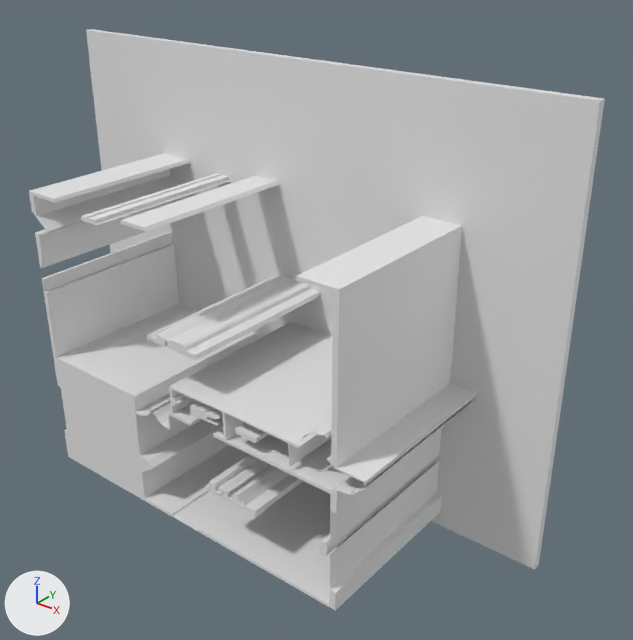
The glTF model version one/out_3d/82_8.glb, before and after one commit.
The view is the same before and after, from a 50 mm lens placed at (14.42, -11.12, 9.96), pointed at (6.2, -0.84, 3.59). Arrows for +X, +Y and +Z are at lower left; the lights stay in place. Where no turn or scale is listed for an object, it has been applied to the vertices. Vertices at the same position are counted once.

The scene before the commit, as lines of its bpy script (objects in view):
```python
me_geometry_0 = bpy.data.meshes.new('geometry_0')
me_geometry_0.from_pydata(...)  # 442 vertices, 820 faces; spans x 0.0..10.23, y -3.15..0.0, z 0.0..7.62
ob_geometry_0 = bpy.data.objects.new('geometry_0', me_geometry_0)
ob_geometry_0.location = (0.0, 0.0, 0.0)
```
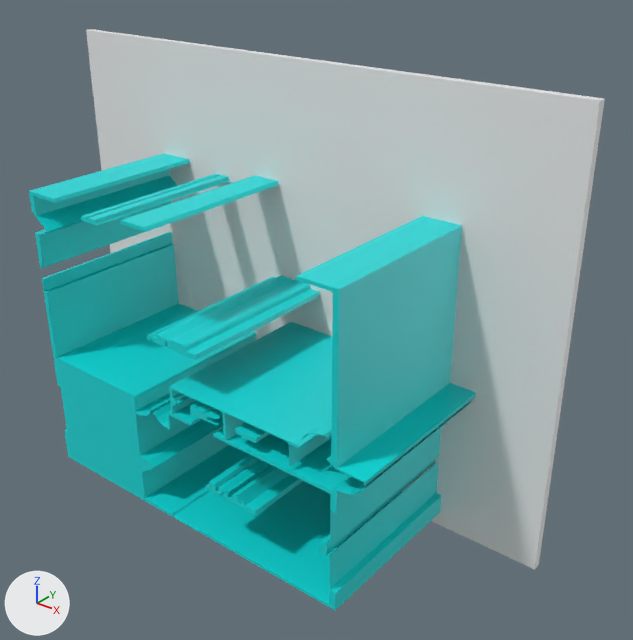
The change, as a list of edits to the scene's bpy script:
```text
Add mat_defaultmaterial:
    mat_defaultmaterial = bpy.data.materials.new('DefaultMaterial')
    mat_defaultmaterial.use_nodes = True; mat_defaultmaterial.node_tree.nodes.clear()
    _N = mat_defaultmaterial.node_tree.nodes; _L = mat_defaultmaterial.node_tree.links
    n0 = _N.new('ShaderNodeOutputMaterial'); n0.name = 'Material Output'
    n1 = _N.new('ShaderNodeBsdfPrincipled'); n1.name = 'Principled BSDF'
    n2 = _N.new('ShaderNodeVertexColor'); n2.name = 'Color Attribute'
    _L.new(n1.outputs[0], n0.inputs[0])  # 'BSDF' to 'Surface'
    _L.new(n2.outputs[0], n1.inputs[0])  # 'Color' to 'Base Color'
Change me_geometry_0:
    used by ob_geometry_0; location = (0.0, 0.0, 0.0)
    remove me_geometry_0.from_pydata(...)  # 442 vertices, 820 faces; spans x 0.0..10.23, y -3.15..0.0, z 0.0..7.62
    add me_geometry_0.from_pydata(...)  # 444 vertices, 824 faces; spans x 0.0..10.23, y -3.15..0.0, z 0.0..7.62
    me_geometry_0 part 1
    2 vertices are removed from x 7.53, y -3.15..-0.15, z 2.91
    212 faces are deleted
    2 vertices move from x 8.31, y -3.15..-0.15, z 1.44 to x 8.31, y -3.15..-0.15, z 1.42
    4 vertices are added at (7.54, -0.15, 2.9), (7.5, -0.15, 2.93), (7.54, -3.15, 2.9), (7.5, -3.15, 2.93)
    216 new faces join them
    me_geometry_0 part 2: 608 faces spanning x 0.0..10.23, y -3.15..0.0, z 0.0..7.62 switch from no material to mat_defaultmaterial
```

What differs and where, as boxes [x1, y1, x2, y2] in the pictures (633 x 640 px; the box of a moved part takes in the faces that stretch with it):
part 1 of me_geometry_0, moved or reshaped: [29, 192, 441, 610] in both
part 2 of me_geometry_0, recoloured (grey to cyan): [29, 122, 504, 610] in both
